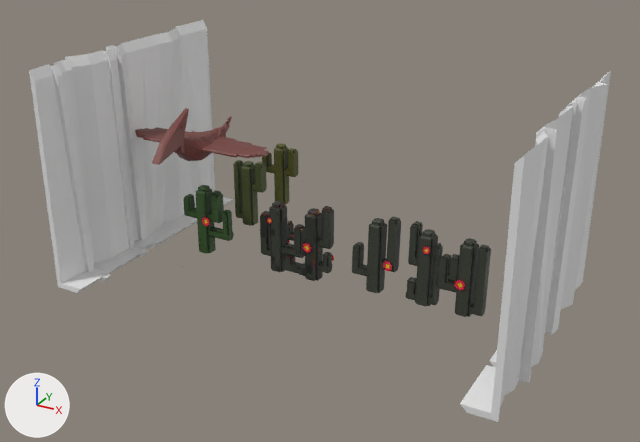
One commit to the Blender file Assets/Models/Obstacles.blend: the scene before it, then after it.
One viewpoint serves both versions: a camera (50 mm lens) standing at (23.4, -31.4, 18.5) and looking at (6.3, -0.2, 3.0). Every picture has the same lights, and +X, +Y and +Z are marked at lower left.

Objects in the first picture: 'Bird', 'Cactus', 'Cactus 2', 'Cactus 3', 'Cactus.001', 'Cactus.002', 'Wall', 'Wall2'.
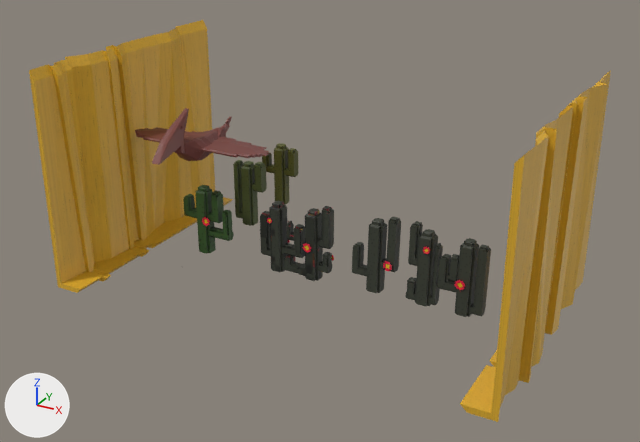
Commit message: Readjusted Cacti Spawning // Changed Wall Material to match the Ground more

Changed parts and their boxes [x1, y1, x2, y2] in the pictures (640 x 442 px):
'Wall', recoloured (grey to brown): [29, 20, 233, 293] in both
'Wall2', recoloured (grey to brown): [460, 70, 611, 422] in both

What changed in the scene script:
```text
Add img_sand_png:
    img_sand_png = load_image('Sand.png', '../Materials/Sand.png', 1024, 1024, 'sRGB')
Add mat_walls:
    mat_walls = bpy.data.materials.new('Walls')
    # colours: yellow #f7c434
    # uses the picture img_sand_png
Change me_wall:
    where me_wall.from_pydata(...)  # 156 vertices, 154 faces; spans x -0.59..1.4, y -6.01..6.0, z -0.26..9.72
    add me_wall.materials.append(mat_walls)
Change me_wall2:
    where me_wall2.from_pydata(...)  # 174 vertices, 172 faces; spans x -1.31..0.7, y -6.0..6.01, z -0.31..9.57
    add me_wall2.materials.append(mat_walls)
```
